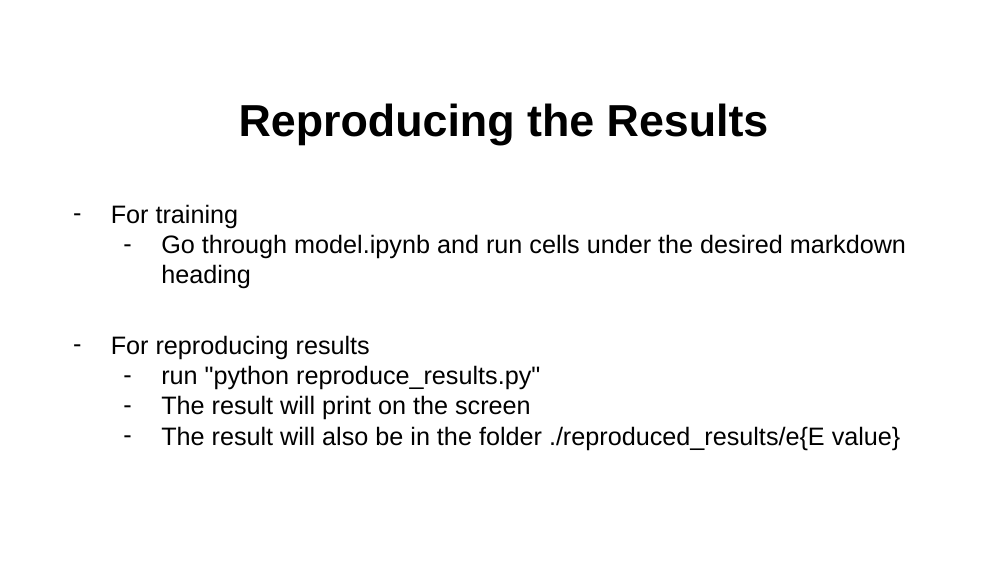
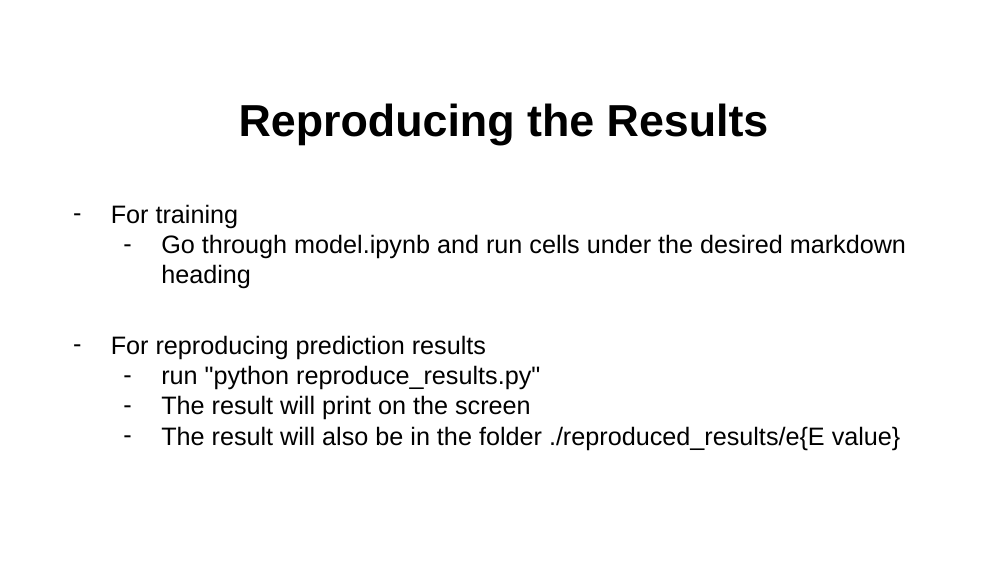
Before and after one commit to ahgada-ncsu/HyperEarlyStop, a slide deck: slide 37 of Hyper Early Stop.pptx (slide 35 before the commit). Drawn at 1008x567 pixels with LibreOffice and Linux fonts; fonts in the diff are those of the drawing; background and template pictures are left out. Boxes give left, top, right and bottom in pixels: in the first picture for what was removed or moved away, otherwise in the second. Text is boxed around its words. In the diff, an @@ line names an element or a change of style, - is before the commit and + after.

```diff
--- a/Hyper Early Stop.pptx
+++ b/Hyper Early Stop.pptx
@@ text at (x1=111, y1=335, x2=486, y2=360): text changed @@
-– For reproducing results
+– For reproducing prediction results
```
Also in this commit, not shown: 2 other slides changed, 2 slides added, 1 other file.
